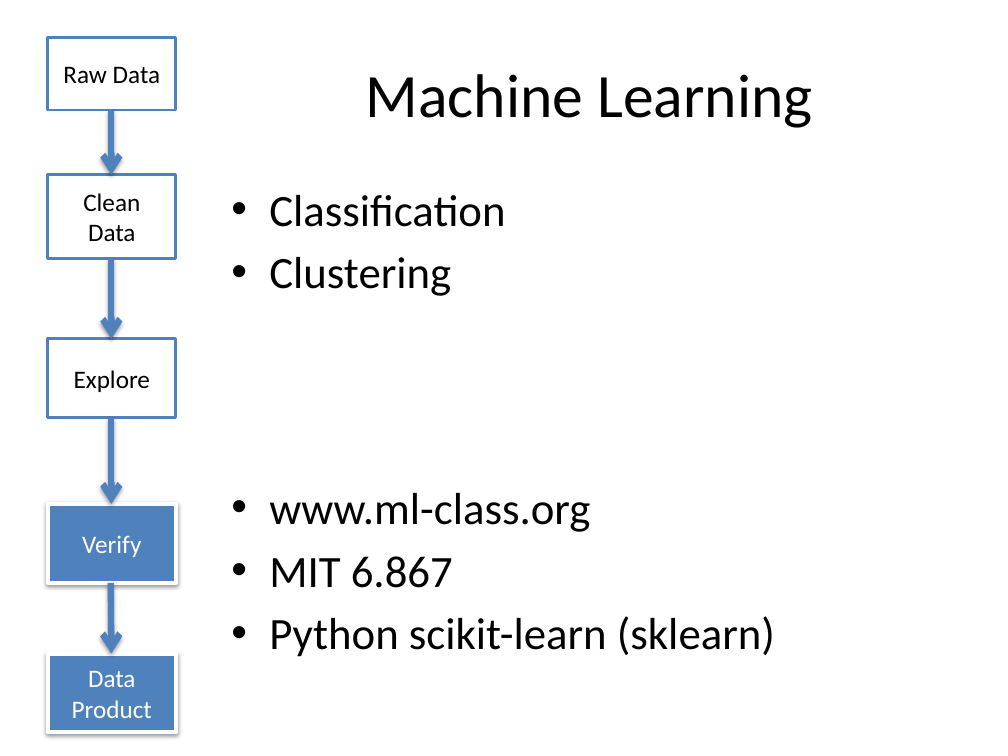
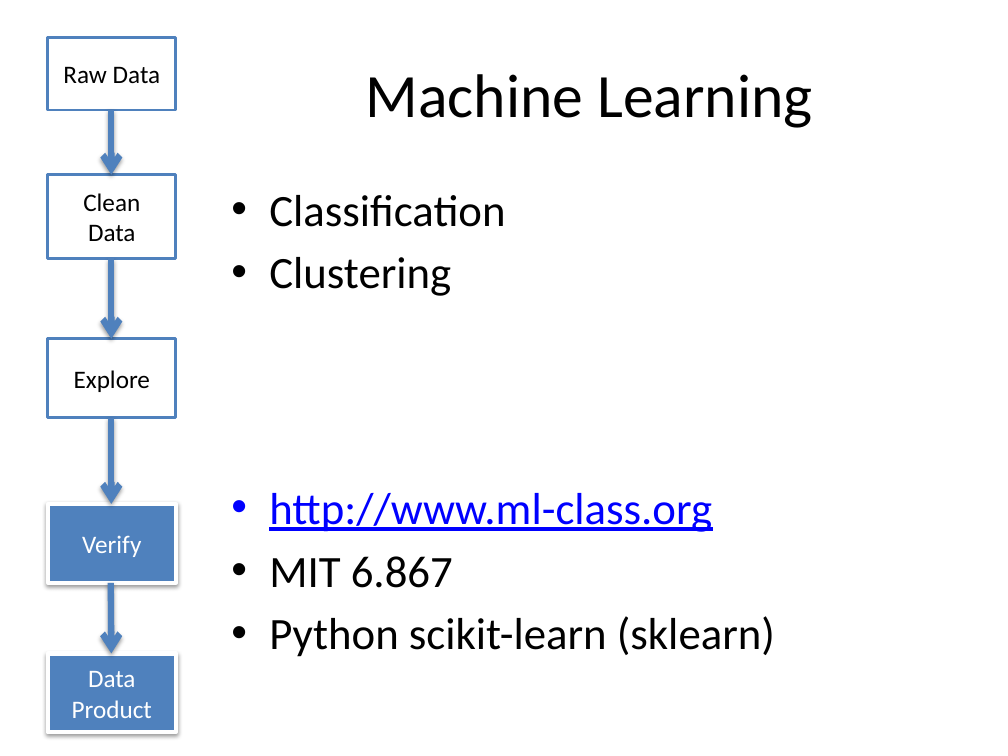
Before and after one commit to dataiap/dataiap, a slide deck: slide 24 of lectures/day6.pptx. Drawn at 1008x756 pixels with LibreOffice and Linux fonts; fonts in the diff are those of the drawing. Boxes give left, top, right and bottom in pixels: in the first picture for what was removed or moved away, otherwise in the second. Text is boxed around its words. In the diff, an @@ line names an element or a change of style, - is before the commit and + after.

```diff
--- a/lectures/day6.pptx
+++ b/lectures/day6.pptx
@@ text at (x1=269, y1=493, x2=712, y2=532): text changed; text colour #000000 to #0000FF @@
-• www.ml-class.org
+• http://www.ml-class.org
```
Also in this commit, not shown: 12 other slides changed.
